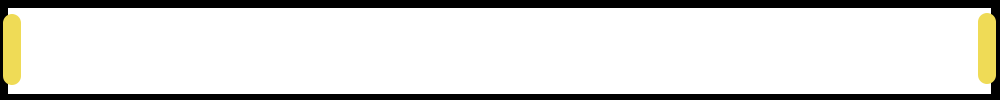
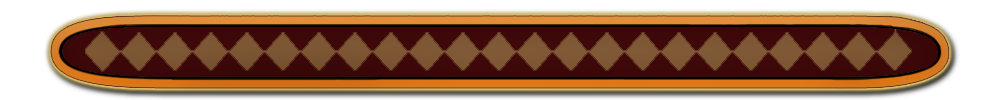
The second 1000 x 100 image is a revision of the first. Changes to its layers:
removed layer "角丸長方形 1" over [0, 0, 1000, 100]
added layer "レイヤー 6" above "背景" over [44, 9, 956, 95]
added layer "背景" over [0, 0, 1000, 100]
